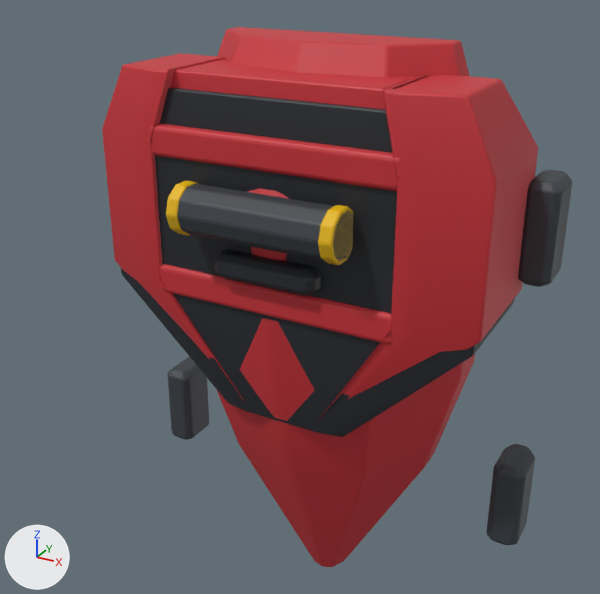
One commit to the FBX model Assets/Resources/ClamshellMeshes/ThighBack_Set02_Bastion.fbx: the scene before it, then after it.
Before and after are seen from a 50 mm camera at (0.426, -0.872, 0.468) aimed at (0.002, -0.102, 0.083). The lights are fixed; the arrows at lower left show +X, +Y and +Z. The first picture is the older version. Where no turn or scale is listed for an object, it has been applied to the vertices.

Objects in the first picture: 'ThighBack_Set02_Bastion'.
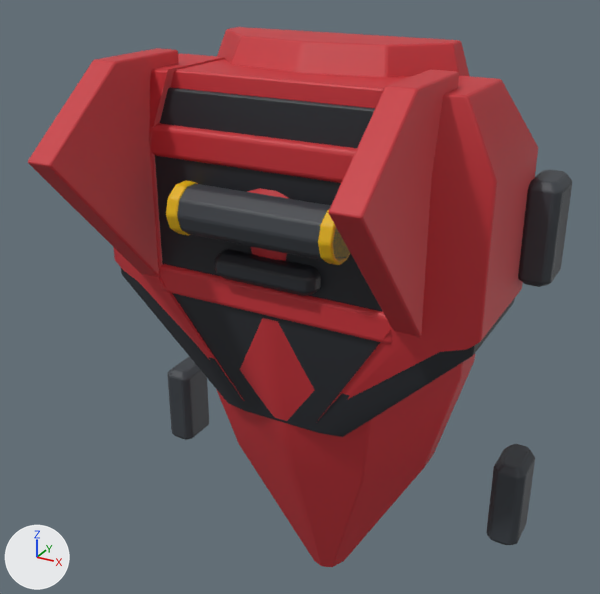
What differs and where, as boxes [x1, y1, x2, y2] in the pictures (600 x 594 px):
'ThighBack_Set02_Bastion', reshaped (16% wider)
    before: [102, 27, 572, 567]
    after: [28, 27, 572, 567]
part 1 of me_thighback_set02_bastion_001, added (red)
    after: [28, 48, 179, 277]
part 2 of me_thighback_set02_bastion_001, added (red)
    after: [329, 69, 459, 338]

The change, as a diff of the scene's bpy script:
```diff
--- a/Assets/Resources/ClamshellMeshes/ThighBack_Set02_Bastion.fbx.py
+++ b/Assets/Resources/ClamshellMeshes/ThighBack_Set02_Bastion.fbx.py
@@ me_thighback_set02_bastion_001 @@
 # used by ob_thighback_set02_bastion; location = (0.0, 0.0, 0.0)
-me_thighback_set02_bastion_001.from_pydata(...)  # 2484 vertices, 2400 faces; spans x -0.265..0.265, y -0.214..0.03, z -0.365..0.365
+me_thighback_set02_bastion_001.from_pydata(...)  # 2636 vertices, 2548 faces; spans x -0.265..0.265, y -0.318..0.03, z -0.365..0.365
+# me_thighback_set02_bastion_001 part 1: a new loose piece of 76 vertices spanning x -0.175..-0.145, y -0.318..-0.11, z 0.058..0.35, in mat_shell (red #c83038)
+# me_thighback_set02_bastion_001 part 2: a new loose piece of 76 vertices spanning x 0.145..0.175, y -0.318..-0.11, z 0.058..0.35, in mat_shell (red #c83038)
 me_thighback_set02_bastion_001.materials.append(mat_shell)
```
